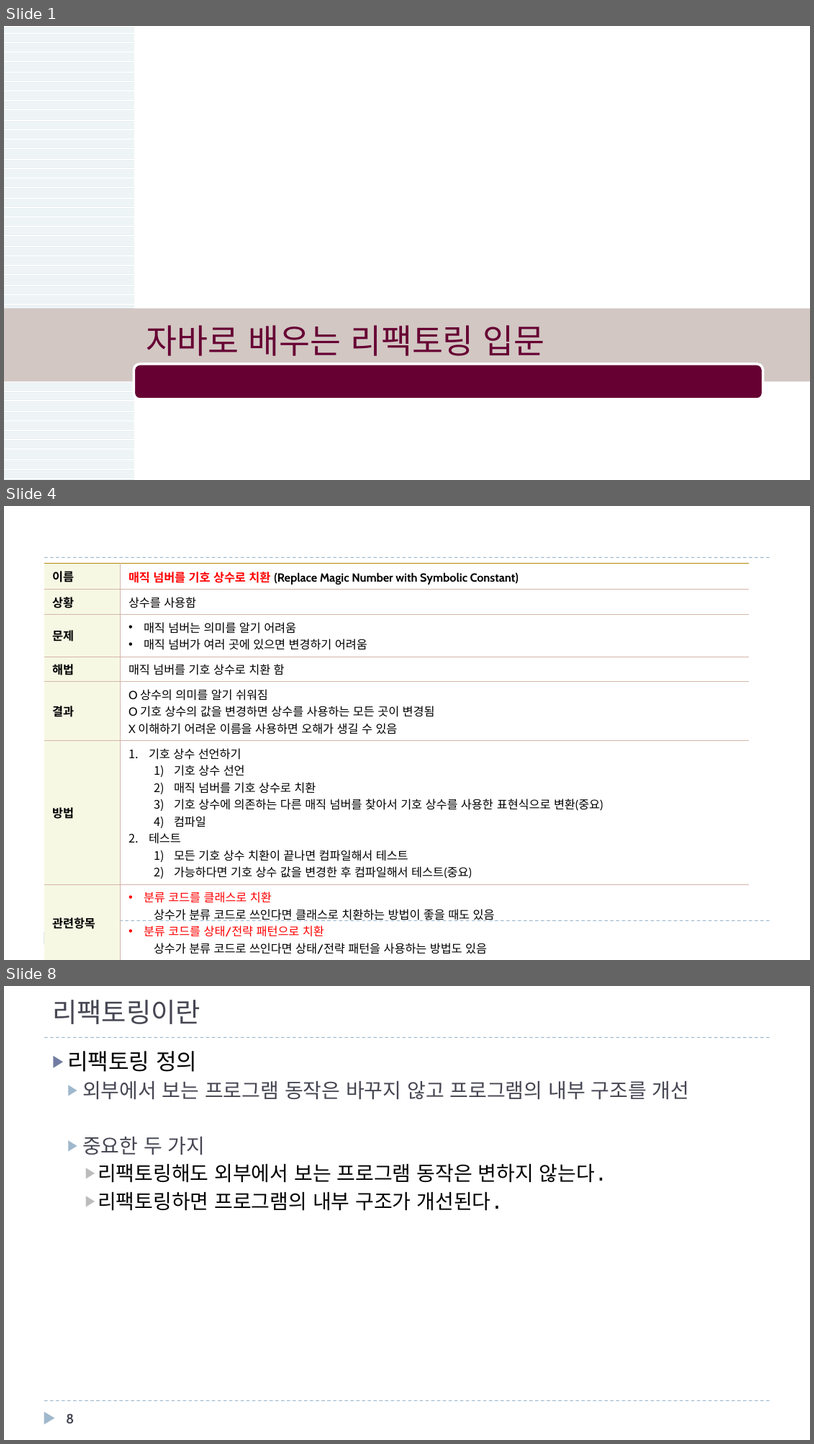
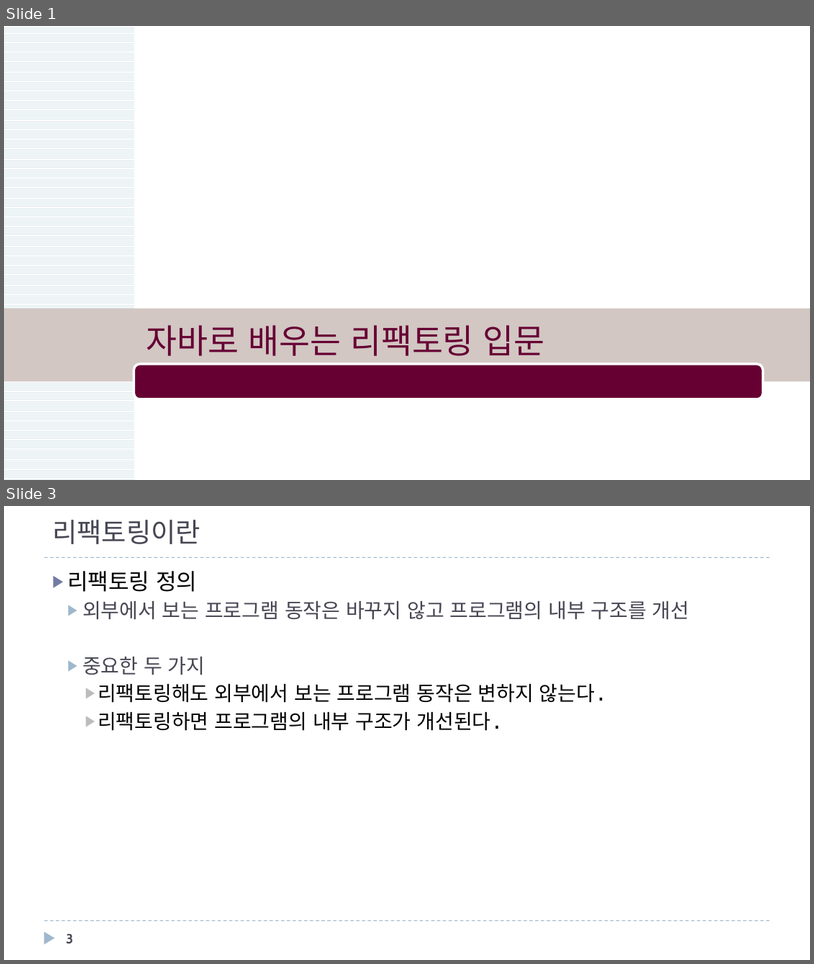
Before and after one commit to mkgungor/refactoring_java, a slide deck: ppt/자바로 배우는 리팩토링 입문.pptx. Shown one above the other, each under a label of ours: slides 1, 4 and 8 before the commit, slides 1 and 3 after it; the slides between them are not shown. The pictures are 814x1444 and 814x964 pixels, drawn with LibreOffice and Linux fonts; fonts in the diff are those of the drawing; background and template pictures are left out. Boxes give left, top, right and bottom in pixels: in the first picture for what was removed or moved away, otherwise in the second. Text is boxed around its words. In the diff, an @@ line names an element or a change of style, - is before the commit and + after.

```diff
--- a/ppt/자바로 배우는 리팩토링 입문.pptx
+++ b/ppt/자바로 배우는 리팩토링 입문.pptx
@@ slide 4 removed at box(4, 506, 810, 960), background #FFFFFF; not listed: 3 template elements that a slide beside it also shows @@
@@ table removed at box(44, 564, 749, 957), 7 rows, 2 columns @@
-이름 | 매직 넘버를 기호 상수로 치환 (Replace Magic Number with Symbolic Constant)
-상황 | 상수를 사용함
-문제 | 매직 넘버는 의미를 알기 어려움 / 매직 넘버가 여러 곳에 있으면 변경하기 어려움
-해법 | 매직 넘버를 기호 상수로 치환 함
-결과 | O 상수의 의미를 알기 쉬워짐 / O 기호 상수의 값을 변경하면 상수를 사용하는 모든 곳이 변경됨 / X 이해하기 어려운 이름을 사용하면 오해가 생길 수 있음
-방법 | 기호 상수 선언하기 / 기호 상수 선언 / 매직 넘버를 기호 상수로 치환 / 기호 상수에 의존하는 다른 매직 넘버를 찾아서 기호 상수를 사용한 표현식으로 변환(중요) / 컴파일 / 테스트 / 모든 기호 상수 치환이 끝나면 컴파일해서 테스트 / 가능하다면 기호 상수 값을 변경한 후 컴파일해서 테스트(중요)
-관련항목 | 분류 코드를 클래스로 치환 / 상수가 분류 코드로 쓰인다면 클래스로 치환하는 방법이 좋을 때도 있음 / 분류 코드를 상태/전략 패턴으로 치환 / 상수가 분류 코드로 쓰인다면 상태/전략 패턴을 사용하는 방법도 있음
@@ what was slide 8 is now slide 3 @@
@@ page number at box(66, 933, 73, 943): text changed @@
-8
+3
```
Also in this commit, not shown: 7 slides changed, 2 slides added, 4 other slides removed.
